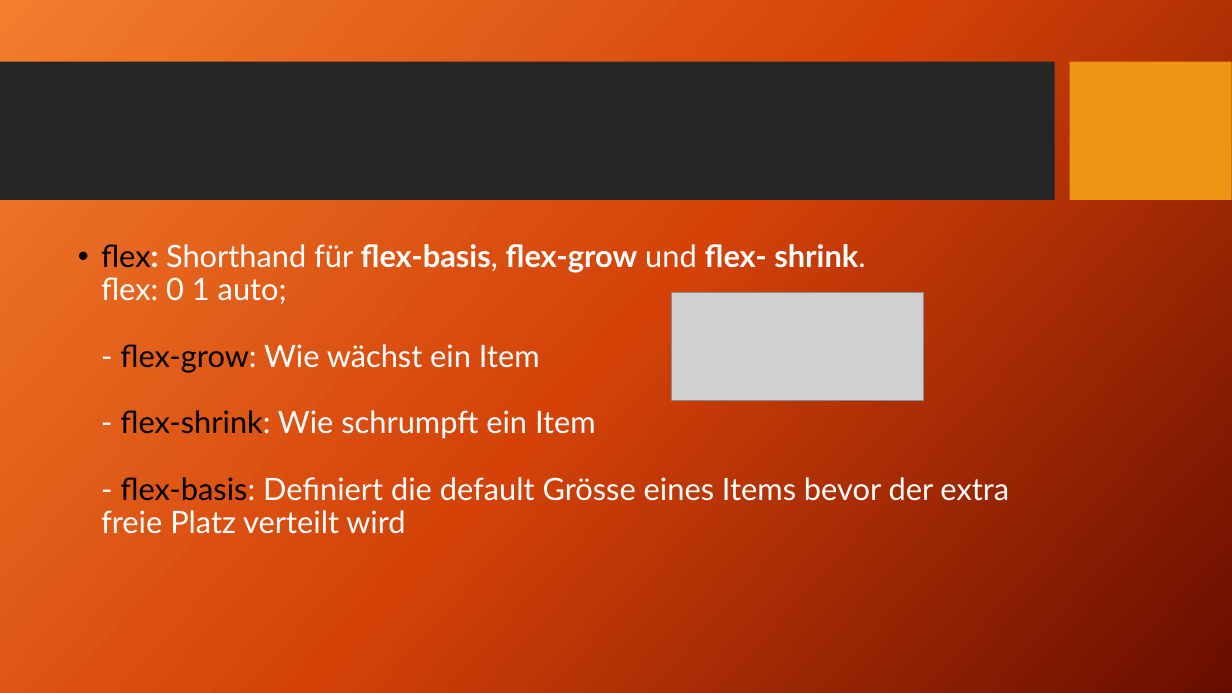
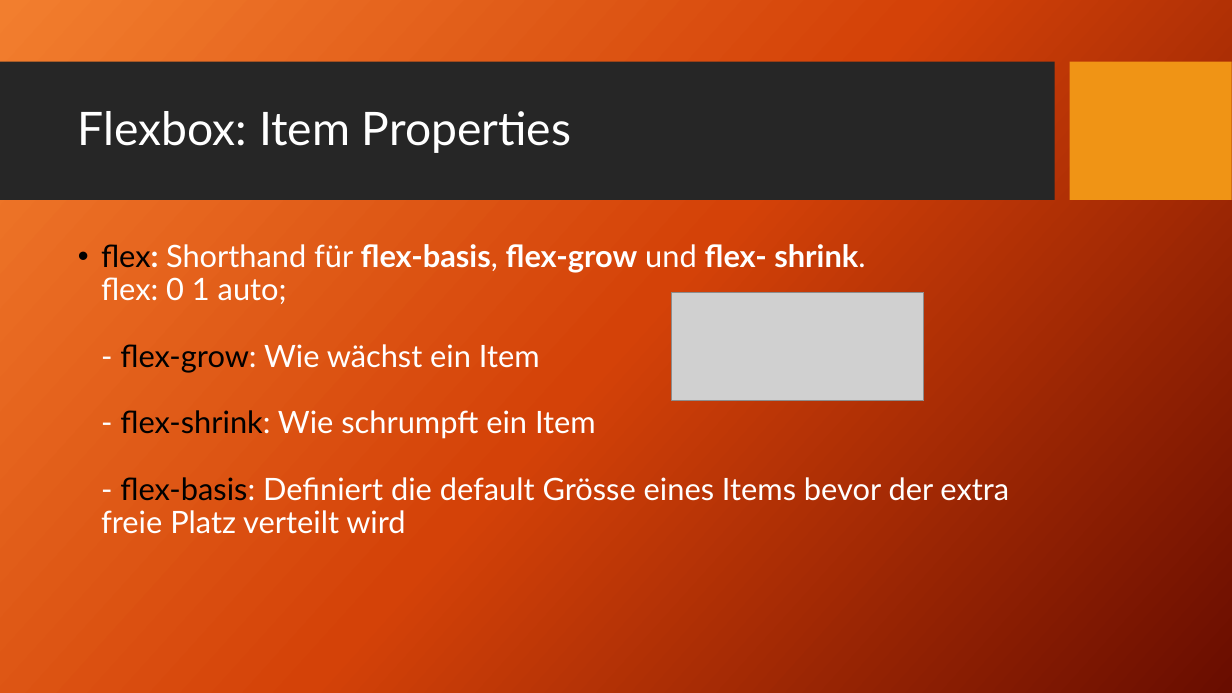
Before and after one commit to TomFrey/htmlCssBasicUebungen, a slide deck: slide 74 of html Schulung.pptx. Drawn at 1232x693 pixels with LibreOffice and Linux fonts; fonts in the diff are those of the drawing; grey boxes stand for pictures; background and template pictures are left out. Boxes give left, top, right and bottom in pixels: in the first picture for what was removed or moved away, otherwise in the second. Text is boxed around its words. In the diff, an @@ line names an element or a change of style, - is before the commit and + after.

```diff
--- a/html Schulung.pptx
+++ b/html Schulung.pptx
@@ title added at [78, 111, 571, 153], 36 pt, text #FFFFFF @@
+Flexbox: Item Properties
```
Also in this commit, not shown: 2 other slides changed, 8 slides added, 3 slides removed.
